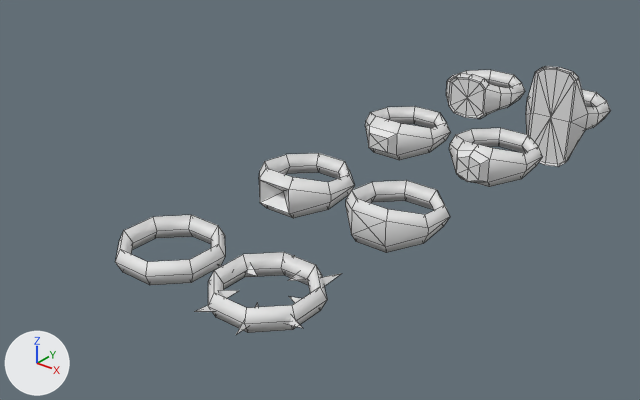
The Blender file resources/meshes/items/rings01.blend: old version first, new version second.
One viewpoint serves both versions: a camera (50 mm lens) standing at (0.1417, -0.1228, 0.1044) and looking at (-0.006, 0.0619, -0.0101). Every picture has the same lights, and +X, +Y and +Z are marked at lower left. Mesh edges are drawn as thin lines.

Names of what the first picture shows: 'ringSIgnet03', 'ringSignet01', 'ringSignet02', 'ringSimple', 'ringSocketed00', 'ringSocketed04', 'ringSocketed06', 'ringThorned01'.
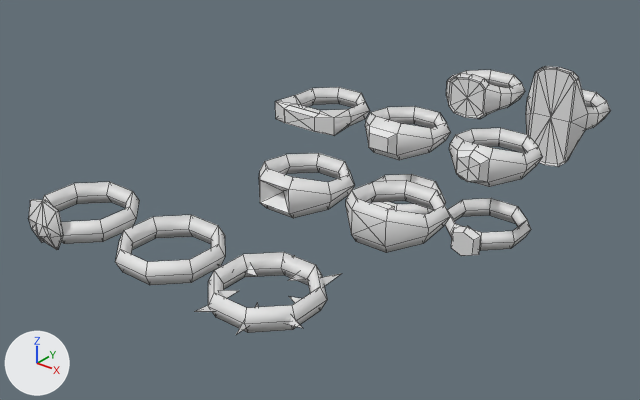
Where the change shows, as pixel boxes (x1, y1, x2, y2) in the pictures (640 x 400 px):
'ringSkull01', added: after (28, 182, 139, 250)
'ringSocketed04Wide', added: after (275, 87, 370, 136)
'ringSimple06', added: after (445, 198, 531, 256)
'ringSimple04', added: after (371, 174, 446, 214)
part 1 of me_ring03, cut back: (368, 133, 388, 153) in both

The change, as a list of edits to the scene's bpy script:
```text
Change me_ring03:
    where me_ring03.from_pydata(...)  # 41 vertices, 44 faces; spans x -0.0126..0.0126, y -0.0175..0.011, z -0.0271..-0.0151
    used by ob_ringsocketed04; location = (0.0, 0.1, 0.0241)
    verts and faces of me_ring03; kept vertices keep their numbers, new ones are numbered from 41
    before: 36 (0.0036, -0.0175, -0.0235) at pixel (387, 153), 37 (-0.0036, -0.0175, -0.0186) at pixel (368, 132), 38 (-0.0036, -0.0175, -0.0235) at pixel (368, 147), 39 (0.0036, -0.0175, -0.0186) at pixel (388, 138), 40 (0.0, -0.0175, -0.0211) at pixel (378, 142)
    me_ring03 part 1
    add delete_vertices([40])  # with the faces that use them
    add faces += [(36, 39, 37, 38)]
Add me_ringsimple04:
    me_ringsimple04.from_pydata(...)  # 41 vertices, 41 faces; spans x -0.0126..0.0126, y -0.0175..0.011, z -0.0246..-0.0176
    me_ringsimple04.polygons.foreach_set('use_smooth', [True] * 41)
Add me_ringsimple06:
    me_ringsimple06.from_pydata(...)  # 45 vertices, 45 faces; spans x -0.0126..0.0126, y -0.0175..0.011, z -0.0261..-0.0161
    me_ringsimple06.polygons.foreach_set('use_smooth', [True] * 45)
Add me_ringskull01:
    me_ringskull01.from_pydata(...)  # 62 vertices, 82 faces; spans x -0.0126..0.0126, y -0.0166..0.011, z -0.0258..-0.0133
    me_ringskull01.polygons.foreach_set('use_smooth', [True] * 82)
Add me_ringsocketed04wide:
    me_ringsocketed04wide.from_pydata(...)  # 53 vertices, 56 faces; spans x -0.0126..0.0126, y -0.0175..0.011, z -0.0241..-0.0181
    me_ringsocketed04wide.polygons.foreach_set('use_smooth', [True] * 56)
Add ob_ringsimple04:
    ob_ringsimple04 = bpy.data.objects.new('ringSimple04', me_ringsimple04)
    ob_ringsimple04.location = (0.0, 0.1, 0.0)
Add ob_ringsimple06:
    ob_ringsimple06 = bpy.data.objects.new('ringSimple06', me_ringsimple06)
    ob_ringsimple06.location = (0.03, 0.1, 0.0)
Add ob_ringskull01:
    ob_ringskull01 = bpy.data.objects.new('ringSkull01', me_ringskull01)
    ob_ringskull01.location = (-0.031, 0.0, 0.0241)
Add ob_ringsocketed04wide:
    ob_ringsocketed04wide = bpy.data.objects.new('ringSocketed04Wide', me_ringsocketed04wide)
    ob_ringsocketed04wide.location = (-0.031, 0.1, 0.0241)
```
